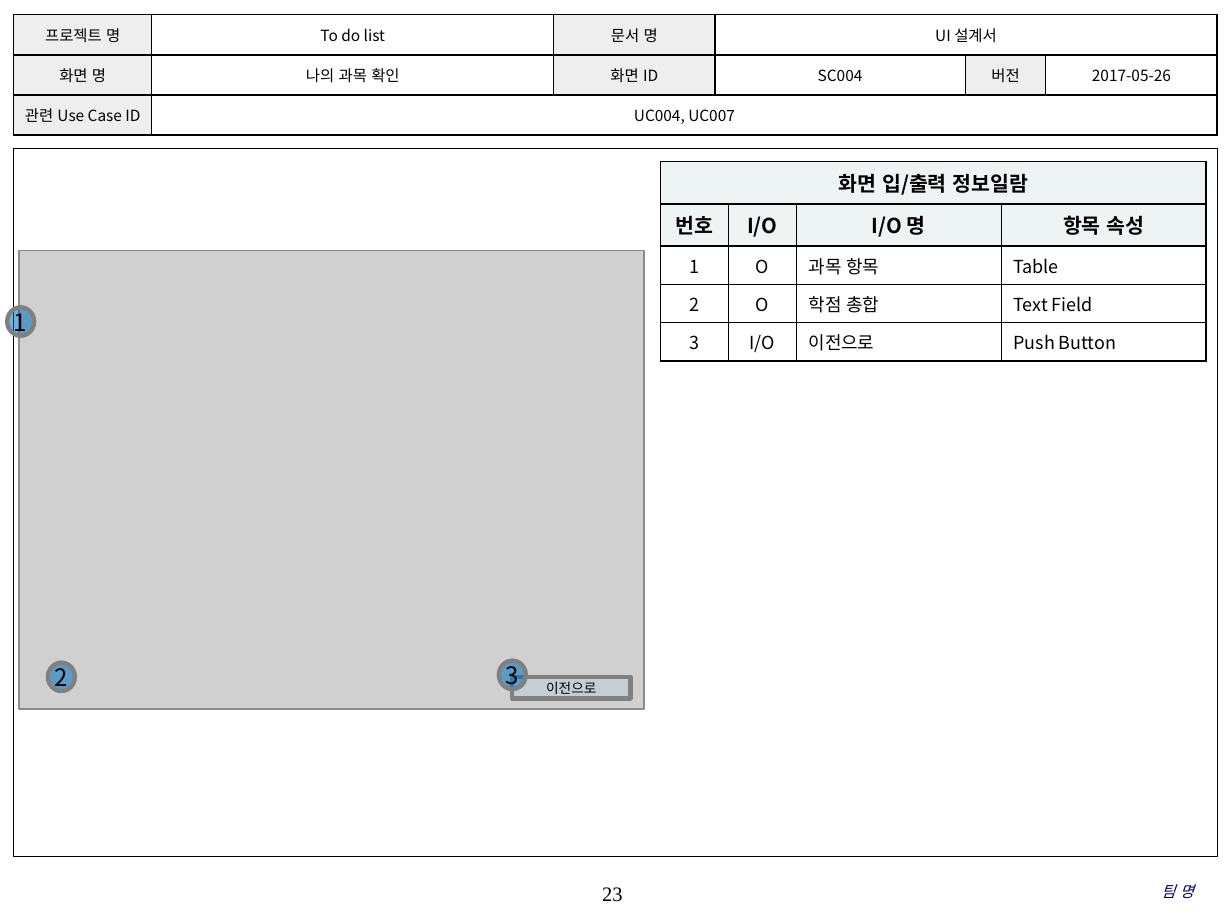
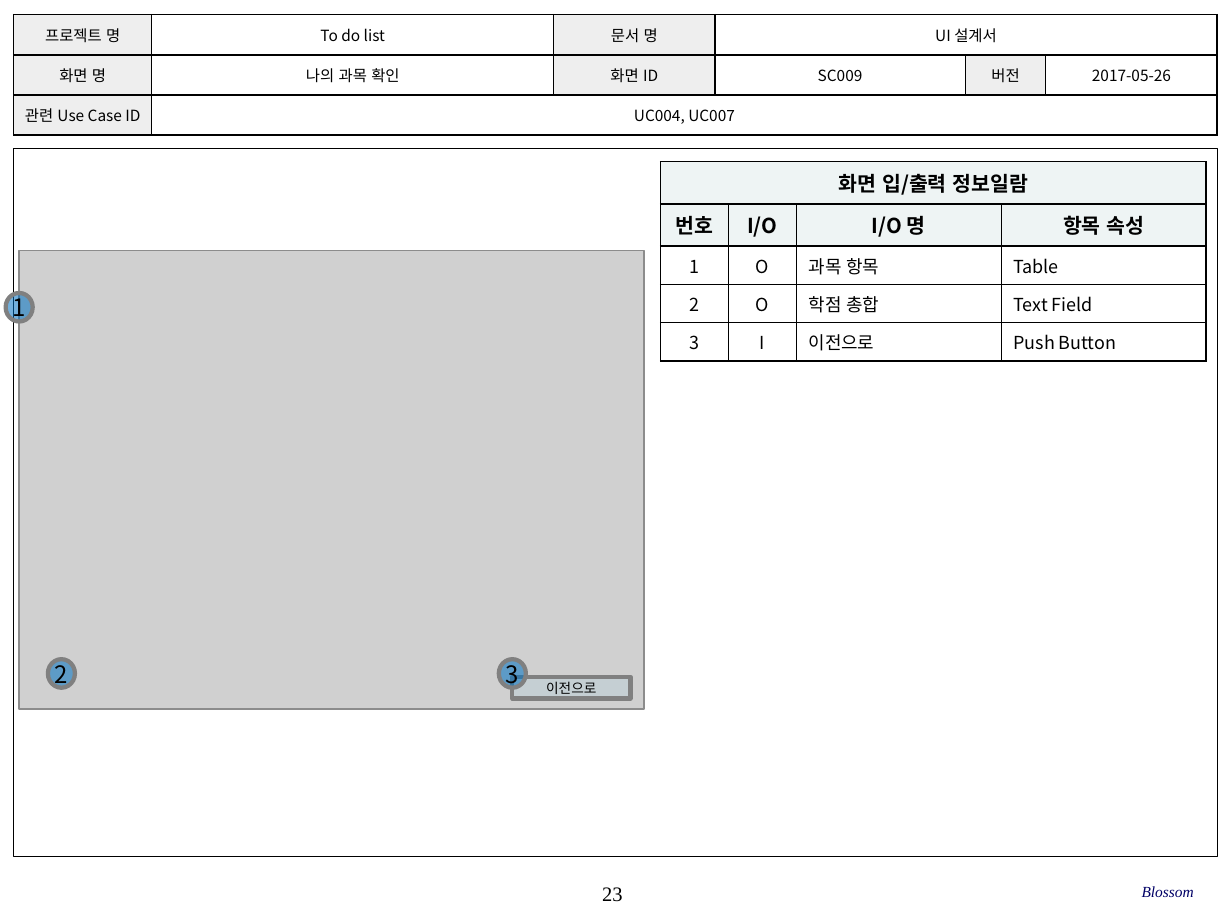
Before and after one commit to SE-admin/SE2017_6_blossom, a slide deck: slide 23 of doc/3_ 설계서/UI Design_6_blossom.pptx. Drawn at 1232x924 pixels with LibreOffice and Linux fonts; fonts in the diff are those of the drawing; grey boxes stand for pictures; background and template pictures are left out. Boxes give left, top, right and bottom in pixels: in the first picture for what was removed or moved away, otherwise in the second. Text is boxed around its words. In the diff, an @@ line names an element or a change of style, - is before the commit and + after.

```diff
--- a/doc/3_ 설계서/UI Design_6_blossom.pptx
+++ b/doc/3_ 설계서/UI Design_6_blossom.pptx
@@ table at bbox=[14, 15, 1216, 136] @@
-row 2, column 4: SC004
+row 2, column 4: SC009
@@ table at bbox=[660, 161, 1205, 355] @@
-row 5, column 2: I/O
+row 5, column 2: I
@@ ellipse "1": place and size @@
-ellipse "1" at bbox=[7, 307, 34, 335]
+ellipse "1" at bbox=[6, 293, 33, 322]
@@ ellipse "2": place and size @@
-ellipse "2" at bbox=[48, 663, 75, 691]
+ellipse "2" at bbox=[48, 659, 75, 687]
@@ text at bbox=[1142, 886, 1194, 897]: text changed @@
-팀 명
+Blossom
```
Also in this commit, not shown: 21 other slides changed.
